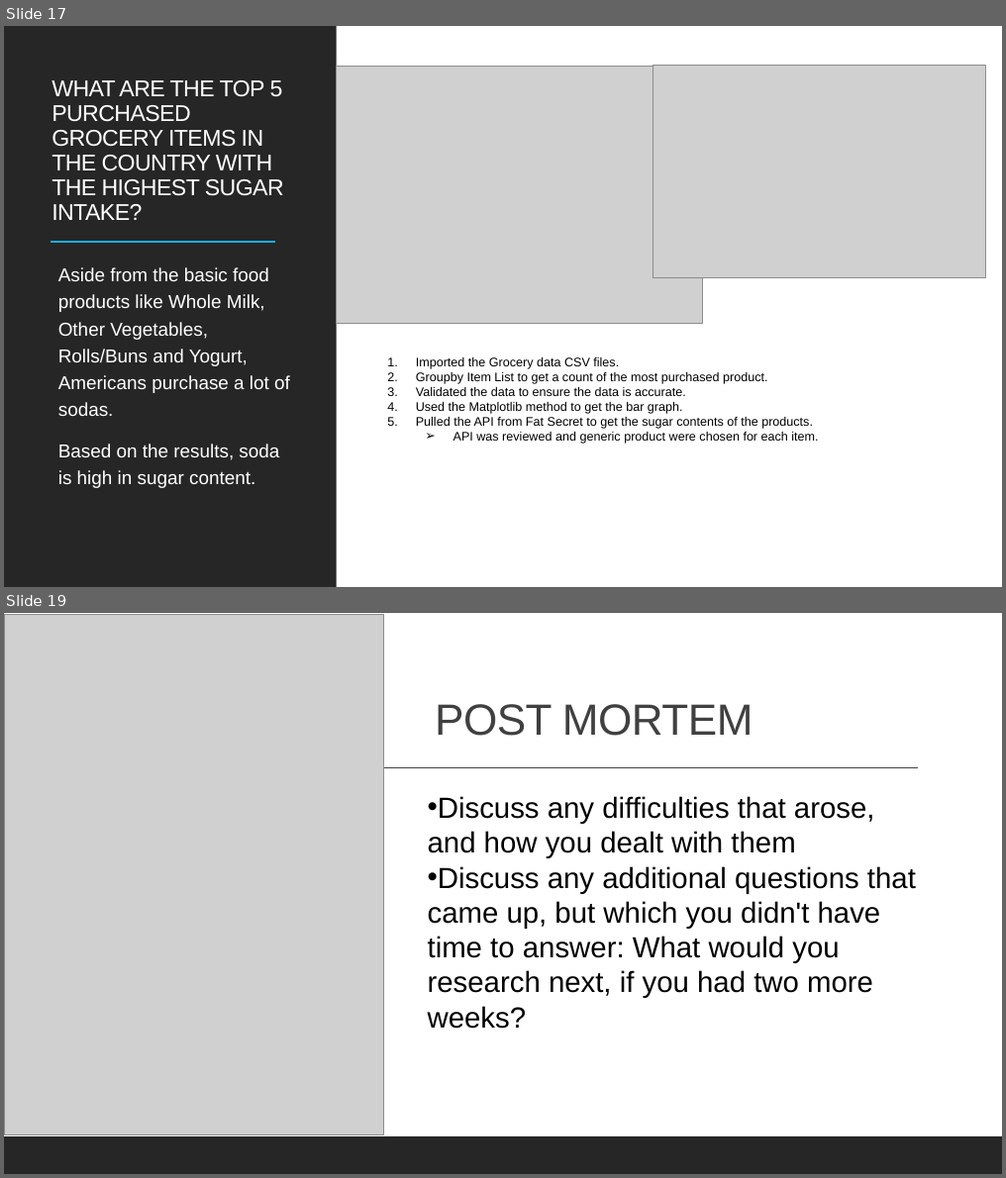
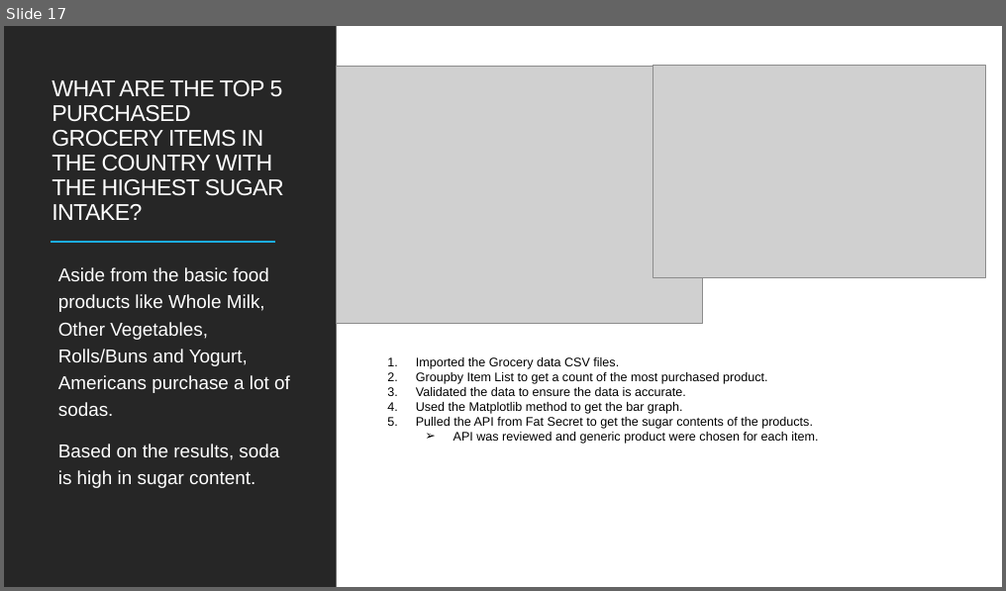
Before and after one commit to cbeachey/project1_influencers, a slide deck: Effects of Sugar Consumption.pptx. Shown one above the other, each under a label of ours: slides 17 and 19 before the commit, slide 17 after it; the slides between them are not shown. The pictures are 1006x1178 and 1006x591 pixels, drawn with LibreOffice and Linux fonts; fonts in the diff are those of the drawing; grey boxes stand for pictures. Boxes give left, top, right and bottom in pixels: in the first picture for what was removed or moved away, otherwise in the second. Text is boxed around its words. In the diff, an @@ line names an element or a change of style, - is before the commit and + after.

```diff
--- a/Effects of Sugar Consumption.pptx
+++ b/Effects of Sugar Consumption.pptx
@@ slide 19 removed at [4, 613, 1002, 1174], background #FFFFFF; not listed: 1 template element that a slide beside it also shows @@
@@ picture removed at [4, 615, 383, 1136] @@
@@ title removed at [435, 704, 753, 736] @@
-POST MORTEM
@@ line removed from (102, 768) to (918, 768) @@
@@ text removed at [428, 796, 916, 1029] @@
-• Discuss any difficulties that arose, and how you dealt with them
-• Discuss any additional questions that came up, but which you didn't have time to answer: What would you research next, if you had two more weeks?
```
Also in this commit, not shown: 2 slides changed, 3 slides added, 1 other slide removed, 2 other files.
